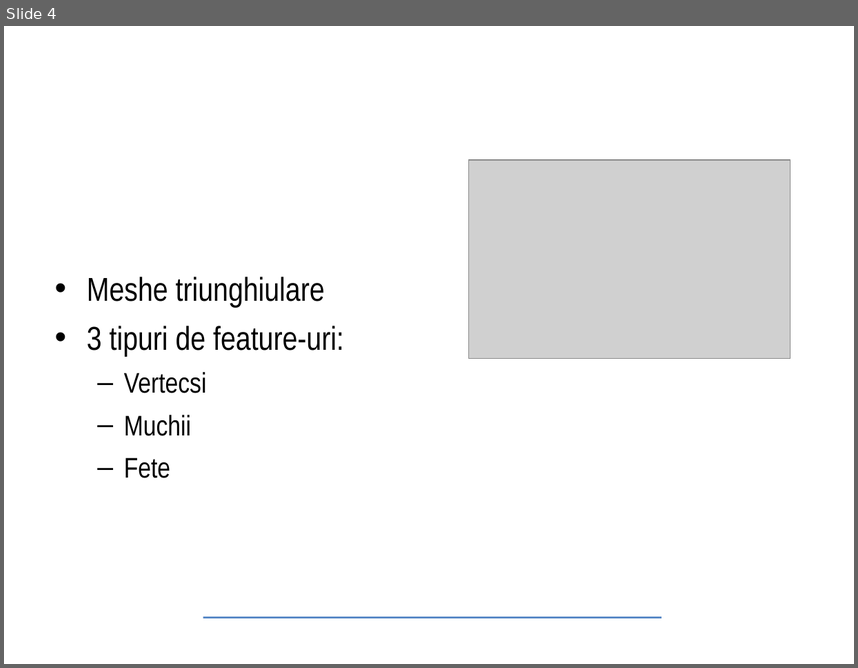
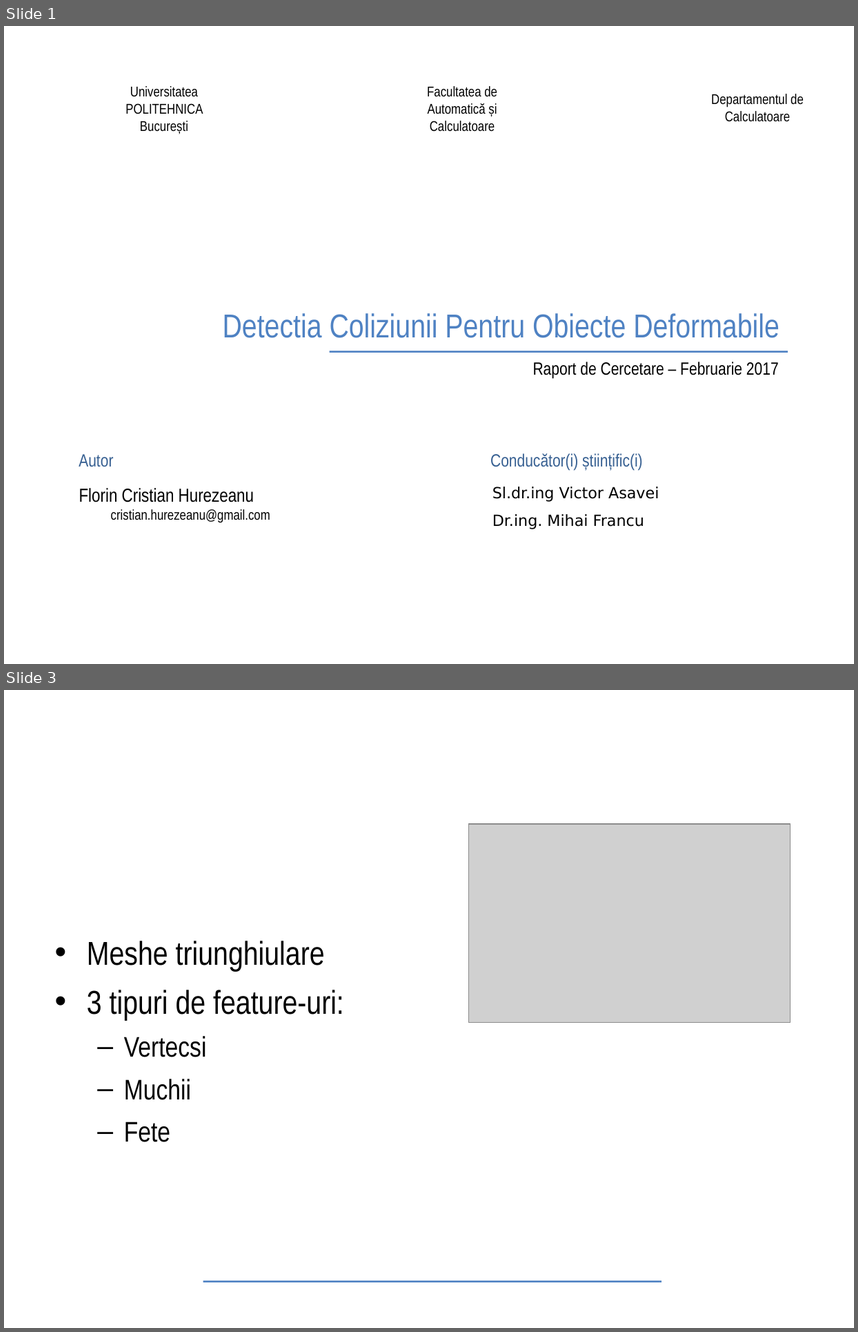
Before and after one commit to Tureyz/test, a slide deck: presentation/master-presentation-ro.odp. Shown one above the other, each under a label of ours: slide 4 before the commit, slides 1 and 3 after it; the slides between them are not shown. The pictures are 858x668 and 858x1332 pixels, drawn with LibreOffice and Linux fonts; fonts in the diff are those of the drawing; grey boxes stand for pictures; background and template pictures are left out. Boxes give left, top, right and bottom in pixels: in the first picture for what was removed or moved away, otherwise in the second. Text is boxed around its words. In the diff, an @@ line names an element or a change of style, - is before the commit and + after.

```diff
--- a/presentation/master-presentation-ro.odp
+++ b/presentation/master-presentation-ro.odp
@@ slide 1 added at [4,26,854,664], background #FFFFFF @@
@@ text added at [125,86,203,134], 12 pt, text #000000 @@
+Universitatea POLITEHNICA București
@@ text added at [427,86,497,132], 12 pt, text #000000 @@
+Facultatea de Automatică și Calculatoare
@@ text added at [711,94,804,122], 12 pt, text #000000 @@
+Departamentul de Calculatoare
@@ title added at [223,313,780,338], 28 pt, text #4F82C3 @@
+Detectia Coliziunii Pentru Obiecte Deformabile
@@ line added from (330, 352) to (788, 352), #4F82C3 1.5 pt @@
@@ text added at [533,361,779,379], 15 pt, text #000000 @@
+Raport de Cercetare – Februarie 2017
@@ text added at [79,454,113,467], 15 pt, text #376092 @@
+Autor
@@ text added at [490,453,642,470], 15 pt, text #376092 @@
+Conducător(i) științific(i)
@@ text added at [79,488,270,523], 12 pt, text #000000 @@
+Florin Cristian Hurezeanu
+cristian.hurezeanu@gmail.com
@@ text added at [493,486,659,529], 13 pt, text #000000 @@
+Sl.dr.ing Victor Asavei
+Dr.ing. Mihai Francu
@@ what was slide 4 is now slide 3 @@
```
Also in this commit, not shown: 5 slides changed, 4 other slides added, 2 slides removed, 4 other files.
